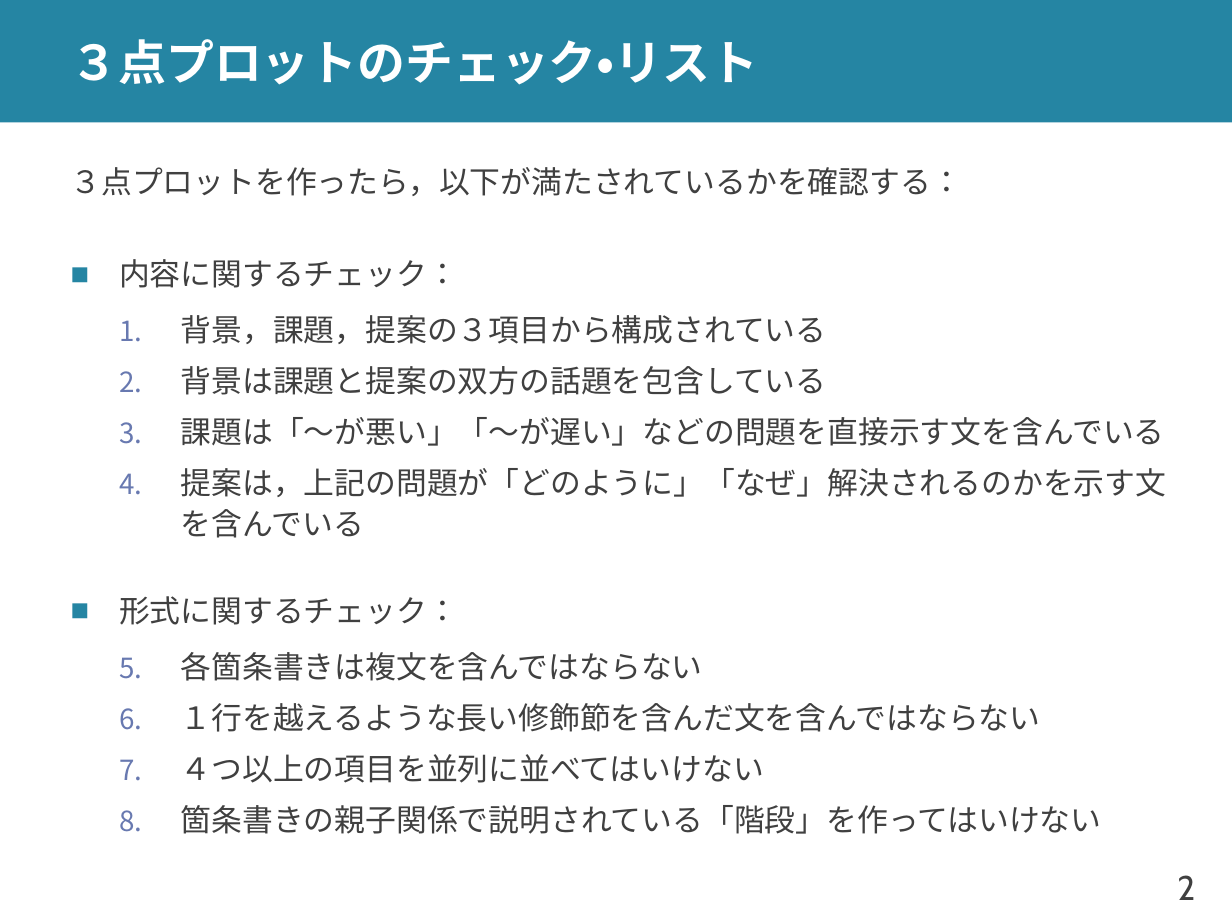
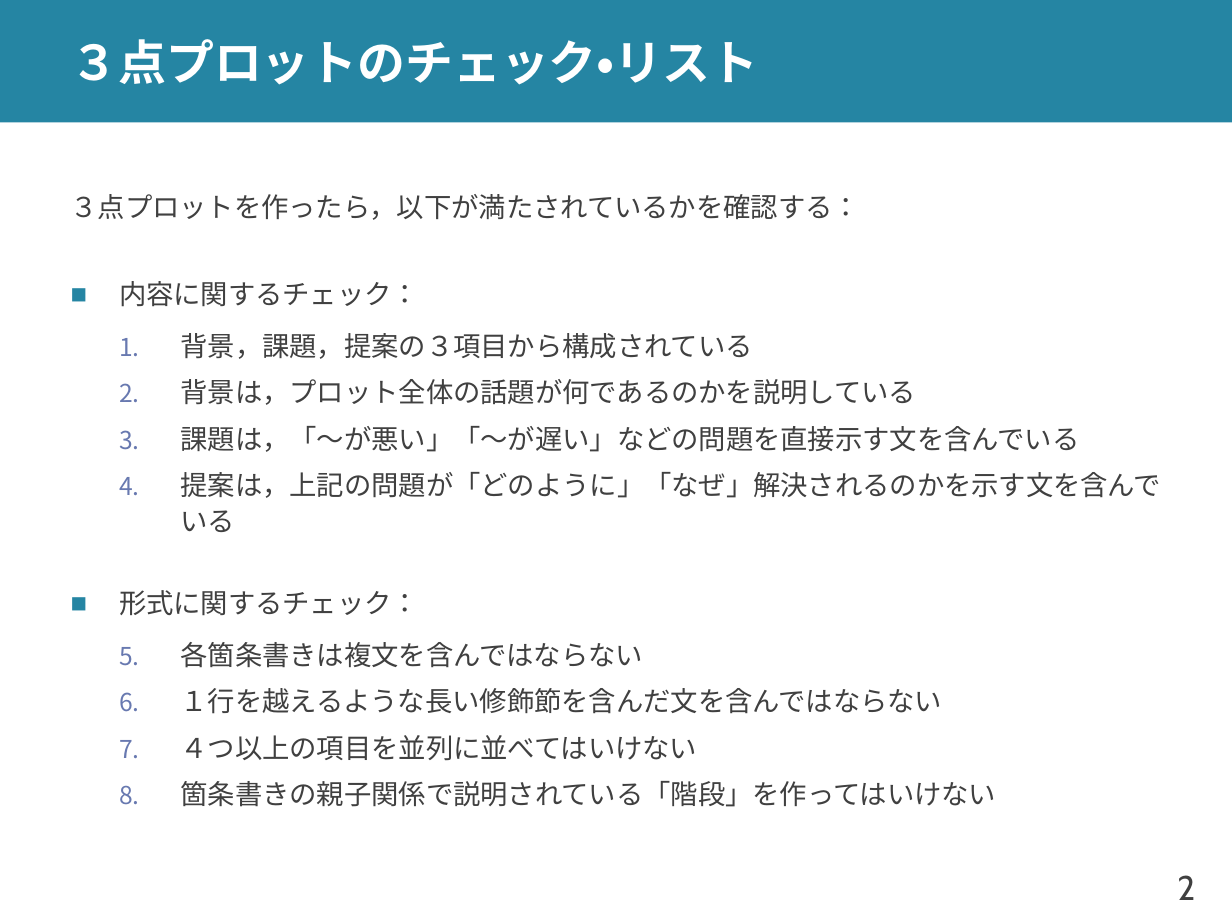
Before and after one commit to shioya-lab/how-to, a slide deck: slide 2 of plot.pptx. Drawn at 1232x924 pixels with LibreOffice and Linux fonts; fonts in the diff are those of the drawing. Boxes give left, top, right and bottom in pixels: in the first picture for what was removed or moved away, otherwise in the second. Text is boxed around its words. In the diff, an @@ line names an element or a change of style, - is before the commit and + after.

Commit message:
plot を v12 に
背景について加筆

```diff
--- a/plot.pptx
+++ b/plot.pptx
@@ text at [71, 194, 1162, 807]: size 18 to 16 pt in "３点プロットを作ったら，以下が満たされているかを確認する：", "内容に関するチェック：", "背景，課題，提案の３項目から構成されている", "提案は，上記の問題が「どのように」「なぜ」解決されるのかを示す文を含んでいる" and 5 more places @@
@@ text at [181, 379, 1080, 452]: text changed; size 18 to 16 pt @@
-  2. 背景は課題と提案の双方の話題を包含している
-  3. 課題は「～が悪い」「～が遅い」などの問題を直接示す文を含んでいる
+  2. 背景は，プロット全体の話題が何であるのかを説明している
+  3. 課題は，「～が悪い」「～が遅い」などの問題を直接示す文を含んでいる
```
Also in this commit, not shown: 2 other slides changed, 1 slide added, 1 other file.
